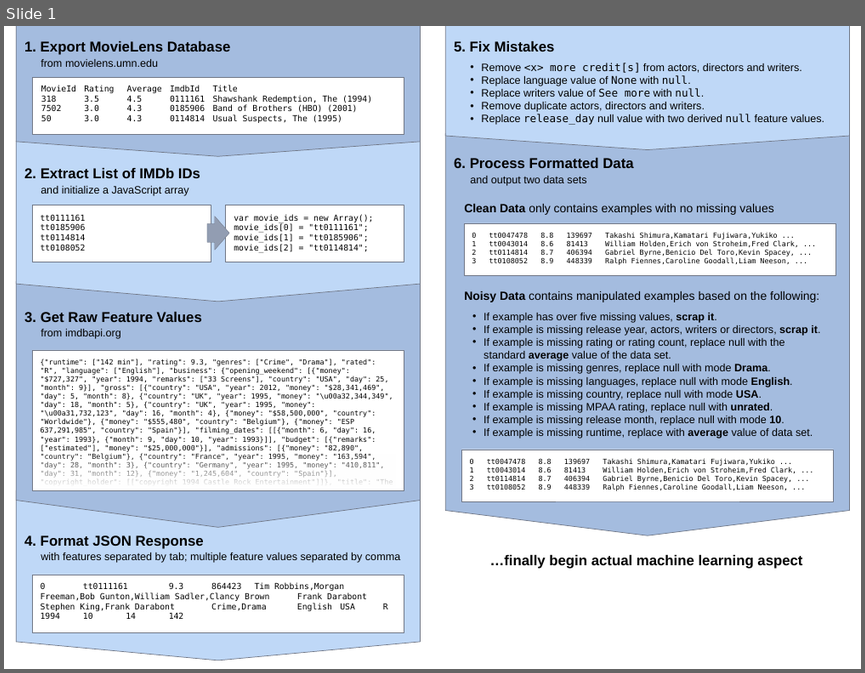
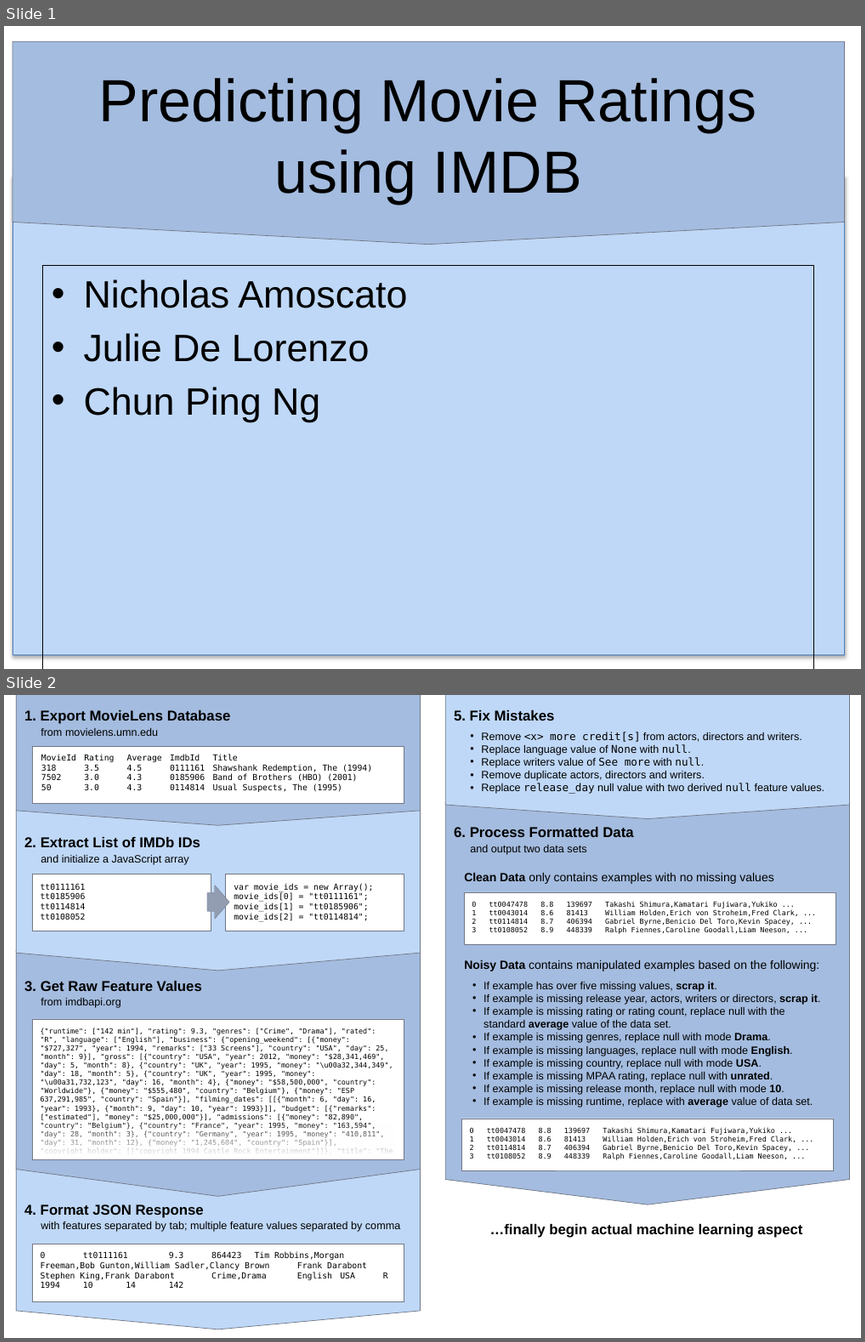
Before and after one commit to namoscato/cs1573-team-project, a slide deck: poster/data-process.pptx. Shown one above the other, each under a label of ours: slide 1 before the commit, slides 1 and 2 after it. The pictures are 865x673 and 865x1342 pixels, drawn with LibreOffice and Linux fonts; fonts in the diff are those of the drawing. Boxes give left, top, right and bottom in pixels: in the first picture for what was removed or moved away, otherwise in the second. Text is boxed around its words. In the diff, an @@ line names an element or a change of style, - is before the commit and + after.

Commit message:
title slide

```diff
--- a/poster/data-process.pptx
+++ b/poster/data-process.pptx
@@ slide 1 added at (x1=4, y1=26, x2=861, y2=669), background #FFFFFF @@
@@ pentagon arrow added at (x1=12, y1=41, x2=845, y2=244), fill #A4BCDF, outline #707786 0.5 pt @@
@@ title added at (x1=99, y1=78, x2=756, y2=204), 50 pt, text #000000 @@
+Predicting Movie Ratings using IMDB
@@ rectangle added at (x1=12, y1=176, x2=845, y2=655), fill #BFD8F7, outline #4B7EBC 0.75 pt @@
@@ text added at (x1=42, y1=266, x2=814, y2=669), outline #000000 0.75 pt, 32 pt, text #000000 @@
+• Nicholas Amoscato
+• Julie De Lorenzo
+• Chun Ping Ng
@@ what was slide 1 is now slide 2 @@
```
